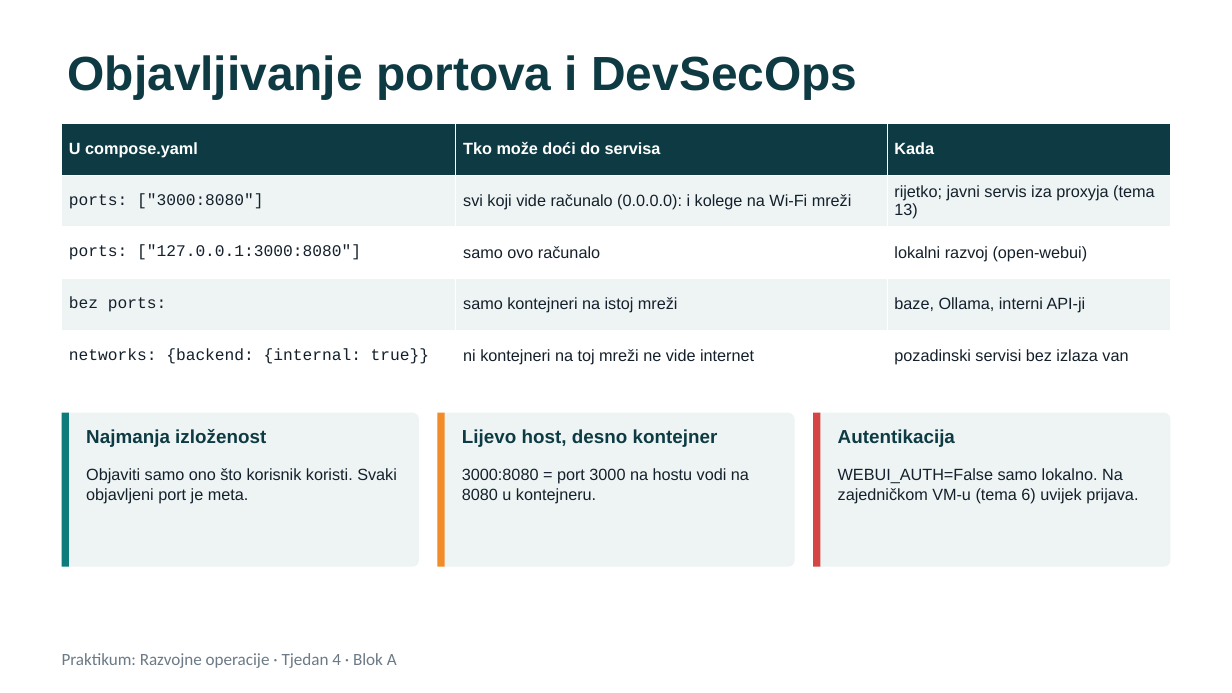
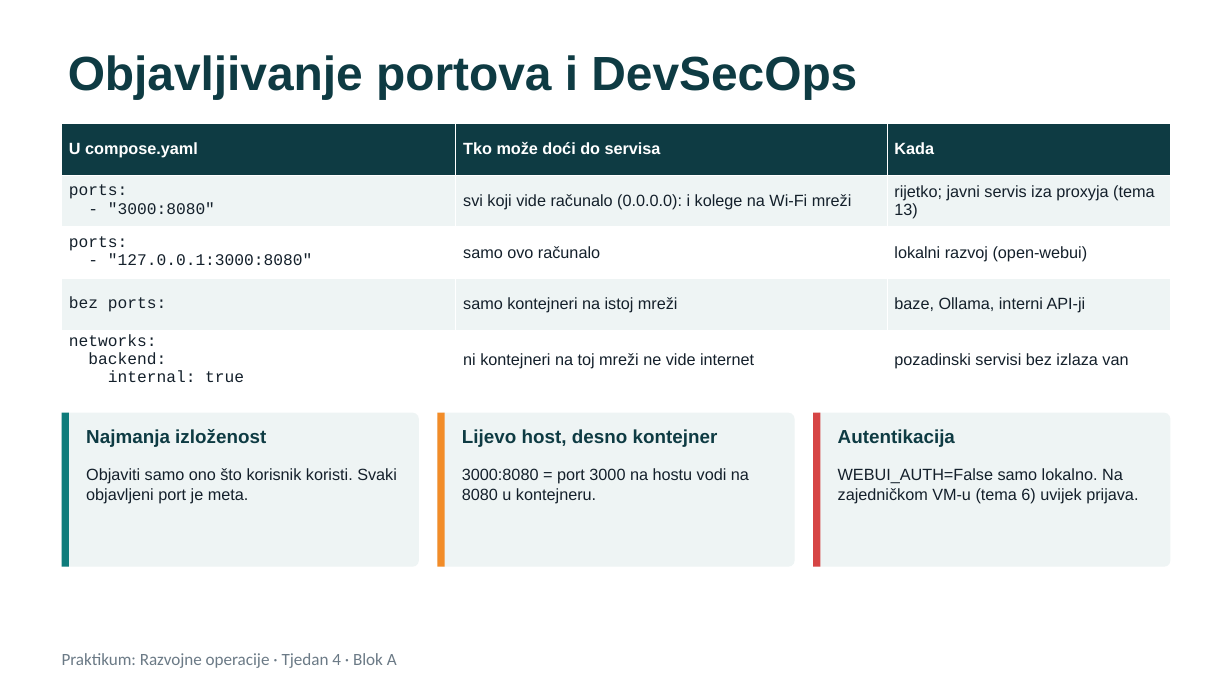
Before and after one commit to unipu-pro/praktikum, a slide deck: slide 16 of 4. Docker Compose i testovi/blok-a-predavanje.pptx (slide 17 before the commit). Drawn at 1232x693 pixels with LibreOffice and Linux fonts; fonts in the diff are those of the drawing. Boxes give left, top, right and bottom in pixels: in the first picture for what was removed or moved away, otherwise in the second. Text is boxed around its words. In the diff, an @@ line names an element or a change of style, - is before the commit and + after.

```diff
--- a/4. Docker Compose i testovi/blok-a-predavanje.pptx
+++ b/4. Docker Compose i testovi/blok-a-predavanje.pptx
@@ table at (62, 123, 1170, 386) @@
@@ row 2, column 1: "ports: ["3000:8080"]" to "ports: / - "3000:8080"" @@
@@ row 3, column 1: "ports: ["127.0.0.1:3000:8080"]" to "ports: / - "127.0.0.1:3000:8080"" @@
-row 5, column 1: networks: {backend: {internal: true}}
+row 5, column 1: networks: / backend: / internal: true
```
Also in this commit, not shown: 2 other slides changed, 1 slide removed, 57 other files.
